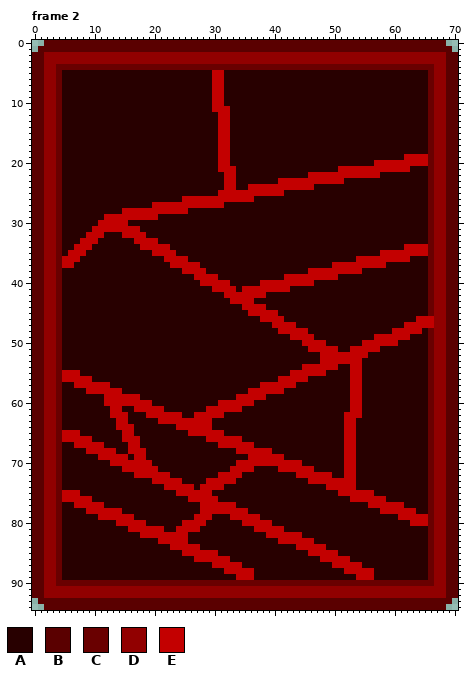
Pixel-art file: dev/spritesheets/enhancementatlas.aseprite. This is how it looked before the edit.
71x95 pixels, 4 frames. Colours within 5 levels of each other are drawn and written as one. Shown: frame 2. The commit also changed other frames, which this record leaves out.
Palette (. is transparent): A #280000  B #5a0000  C #690000  D #910000  E #c30000
After:
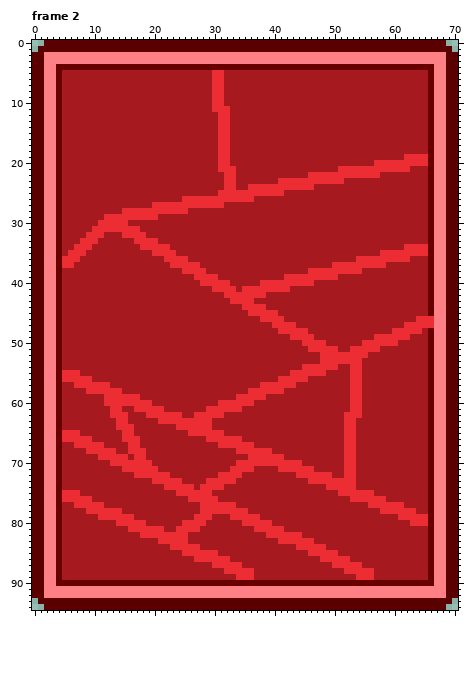
The exact change:
Colour A changes from #280000 to #a61a1f.
Colour D changes from #910000 to #fd8086.
Colour E changes from #c30000 to #ec2d33.
Changed places in both pictures, as pixel boxes (x1, y1, x2, y2):
changed: (44, 52, 446, 598)
